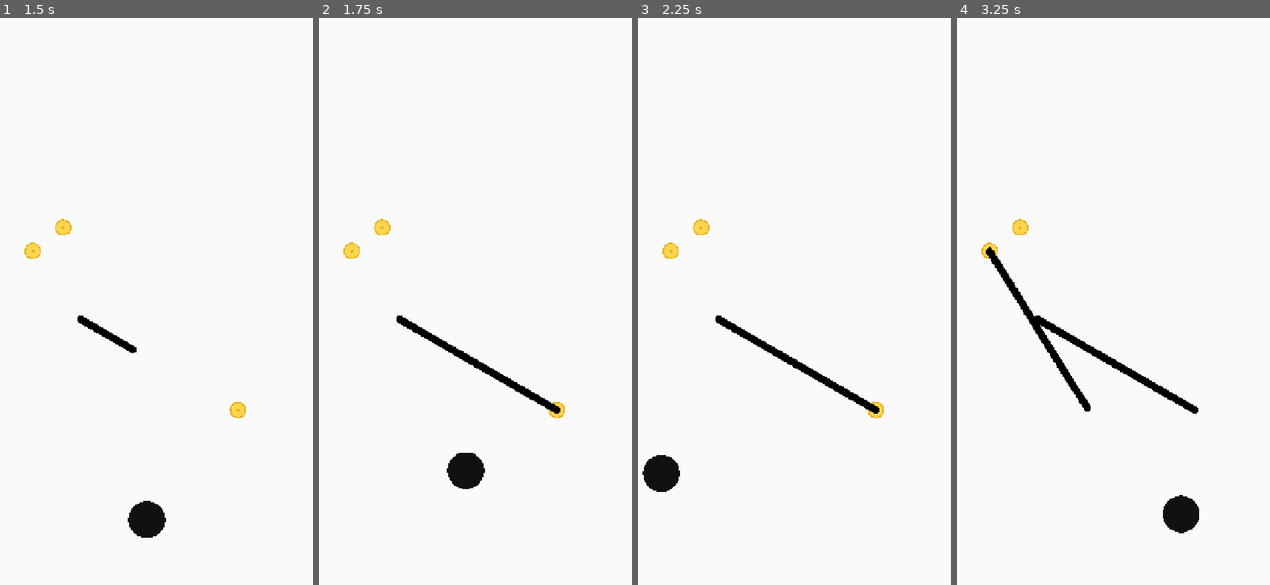
Above: before the commit, frames 1-4 (left to right).
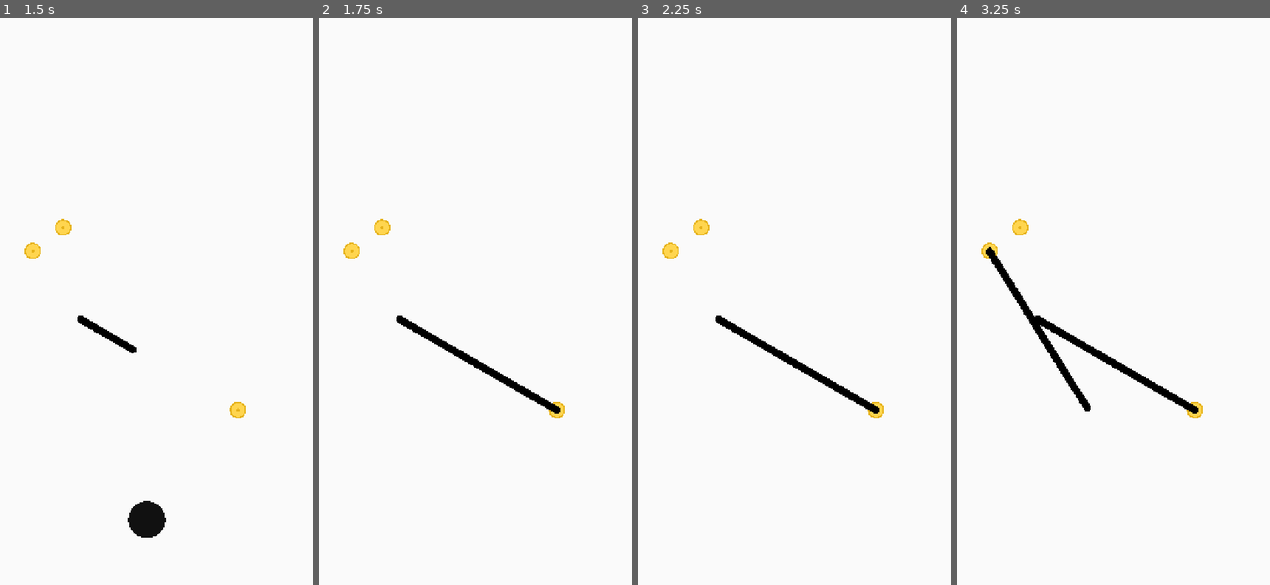
Above: after the commit, the same moments.

Repository: day-dreamer-11/bounce-line-
Game: Godot game, scene res://scenes/TrailDemo.tscn
Two runs of this game, one before a commit and one after it. Both use one fixed random seed, a clock stepped at 60 frames per second and the inputs below.
Inputs (mouse positions are in pixels of both pictures, inside the frame that each line leads up to):
- Up to frame 1 (1.5 s): tap Enter at 0.5 s; move the mouse to (219, 261) at 0.52 s; click (219, 261) at 0.67 s; drag from (81, 318) to (237, 409) at 1.27 s
- Up to frame 2 (1.75 s): no input
- Up to frame 3 (2.25 s): move the mouse to (819, 159) at 2.02 s; click (819, 159) at 2.17 s
- Up to frame 4 (3.25 s): drag from (1088, 409) to (988, 250) at 2.77 s

Frame 1 is identical in both runs. In frame 2, 0.6% of the frame differs, in the area x 40-54%, y 76-84%; in frame 3, 0.6%; in frame 4, 0.7%, in the area x 65-79%, y 67-91%.

Commit message:
fix: Remove bottom wall — ball can fall off screen
Co-Authored-By: Claude Opus 4.7 <noreply@anthropic.com>

Diff:
--- a/scripts/trail_system.gd
+++ b/scripts/trail_system.gd
@@ -24,7 +24,6 @@
 	var t := 40.0
 
 	_add_wall("Top",    Vector2(w / 2, -t / 2),       Vector2(w + t * 2, t))
-	_add_wall("Bottom", Vector2(w / 2, h + t / 2),     Vector2(w + t * 2, t))
 	_add_wall("Left",   Vector2(-t / 2, h / 2),        Vector2(t, h + t * 2))
 	_add_wall("Right",  Vector2(w + t / 2, h / 2),     Vector2(t, h + t * 2))
 
